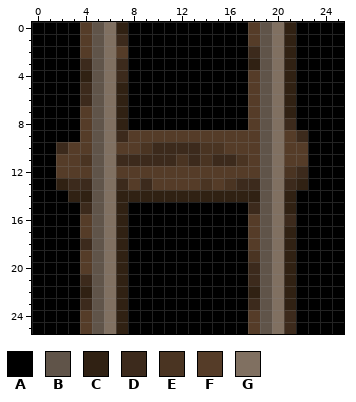
Pixel-art sprite -- resources/Entities/6001.1.0 - Rail (Pit) (up-to-down).png. This is how it looked before the edit.
The file is 26x26 pixels. Colours within 5 levels of each other are drawn and written as one.
Palette (. is transparent): A #000000  B #605449  C #302113  D #3c2a1c  E #4a3422  F #553c28  G #807061
Pixels before, first column x 0:
 0 AAAAFBGCAAAAAAAAAAFBGCAAAA
 1 AAAAFBGDAAAAAAAAAAFBGCAAAA
 2 AAAAFBGFAAAAAAAAAADBGCAAAA
 3 AAAADBGDAAAAAAAAAACBGCAAAA
 4 AAAACBGDAAAAAAAAAAFBGCAAAA
 5 AAAADBGCAAAAAAAAAAFBGCAAAA
 6 AAAADBGCAAAAAAAAAAFBGCAAAA
 7 AAAAFBGCAAAAAAAAAAFBGCAAAA
 8 AAAAFBGCAAAAAAAAAAFBGDAAAA
 9 AAAAFBGDFFFFFFFFFFFBGFDAAA
10 AADFFBGFFEDDDDEEFFFBGFFAAA
11 AAFFEBGDDDDDEDEDDEFBGFFAAA
12 AAFFFBGFFFFFFFFFFFFBGEDAAA
13 AACDDBGDFDFFFFEFEDDBGDCAAA
14 AAACCBGCCCCCCCCCCCCBGCAAAA
15 AAAADBGCAAAAAAAAAADBGCAAAA
16 AAAAFBGCAAAAAAAAAAFBGDAAAA
17 AAAAFBGCAAAAAAAAAAFBGCAAAA
18 AAAADBGCAAAAAAAAAAFBGCAAAA
19 AAAAFBGCAAAAAAAAAAEBGCAAAA
20 AAAAFBGCAAAAAAAAAADBGCAAAA
21 AAAADBGCAAAAAAAAAADBGCAAAA
22 AAAACBGCAAAAAAAAAACBGCAAAA
23 AAAADBGCAAAAAAAAAADBGCAAAA
24 AAAAFBGCAAAAAAAAAAFBGDAAAA
25 AAAAFBGCAAAAAAAAAAFBGDAAAA
The same view after the edit:
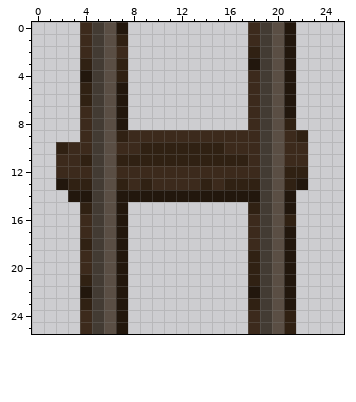
Commit message: UsePitTiles for Pit Rails (#325) * UsePitTiles for Pit Rails
Diff:
colour B: #605449 -> #433b33
colour C: #302113 -> #22170d
colour D: #3c2a1c -> #302113
colour F: #553c28 -> #3c2a1c
colour G: #807061 -> #5a4e44
y 0..8: x 0..3 AAAA -> ....; x 8..17 AAAAAAAAAA -> ..........; x 22..25 AAAA -> ....
y 9: x 0..3 AAAA -> ....; x 23..25 AAA -> ...
y 10: x 0..1 AA -> ..; x 9 E -> D; x 14..15 EE -> DD; x 23..25 AAA -> ...
y 11: x 0..1 AA -> ..; x 4 E -> D; x 12 E -> D; x 14 E -> D; x 17 E -> D; x 23..25 AAA -> ...
y 12: x 0..1 AA -> ..; x 21 E -> D; x 23..25 AAA -> ...
y 13: x 0..1 AA -> ..; x 14 E -> D; x 16 E -> D; x 23..25 AAA -> ...
y 14: x 0..2 AAA -> ...; x 22..25 AAAA -> ....
y 15..18: x 0..3 AAAA -> ....; x 8..17 AAAAAAAAAA -> ..........; x 22..25 AAAA -> ....
y 19: x 0..3 AAAA -> ....; x 8..18 AAAAAAAAAAE -> ..........D; x 22..25 AAAA -> ....
y 20..25: x 0..3 AAAA -> ....; x 8..17 AAAAAAAAAA -> ..........; x 22..25 AAAA -> ....
Where, in picture pixels (left, top, right, bottom), the same in both pictures:
changed: (32, 22, 344, 334)
